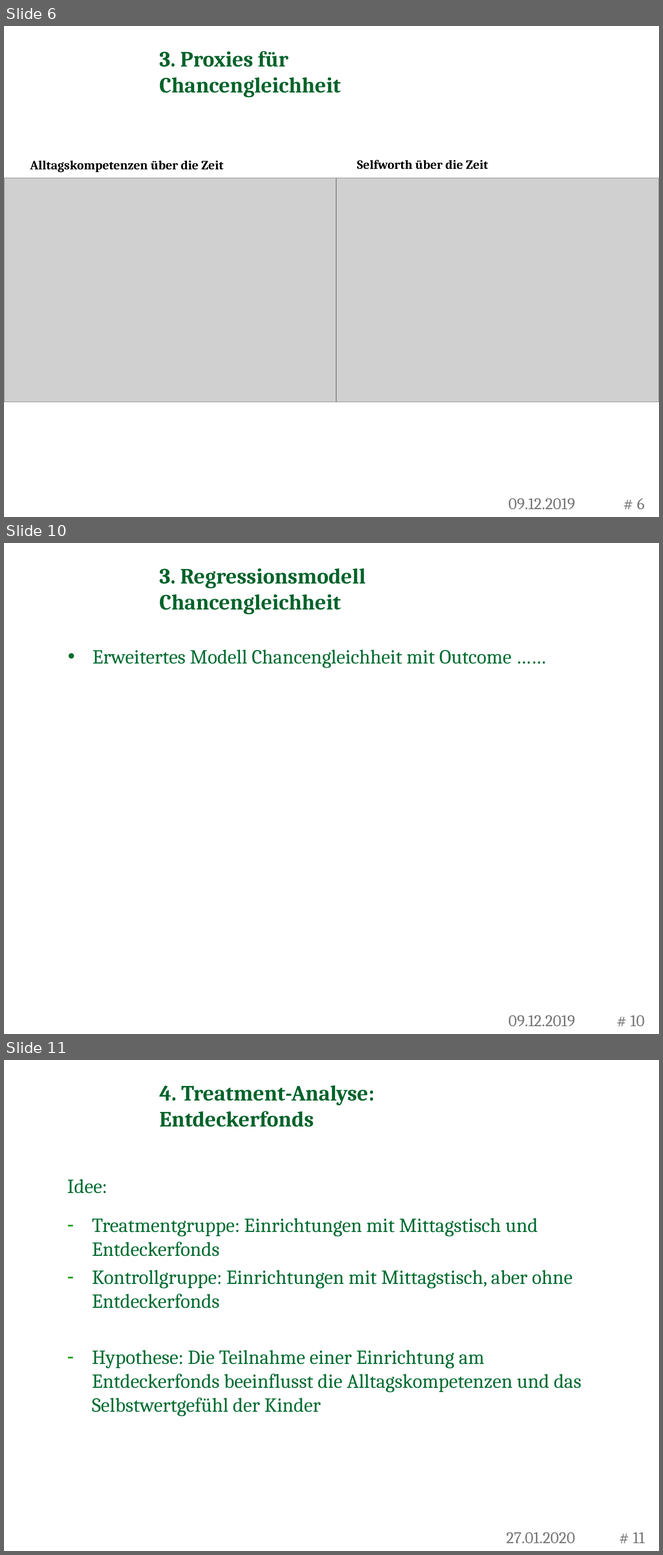
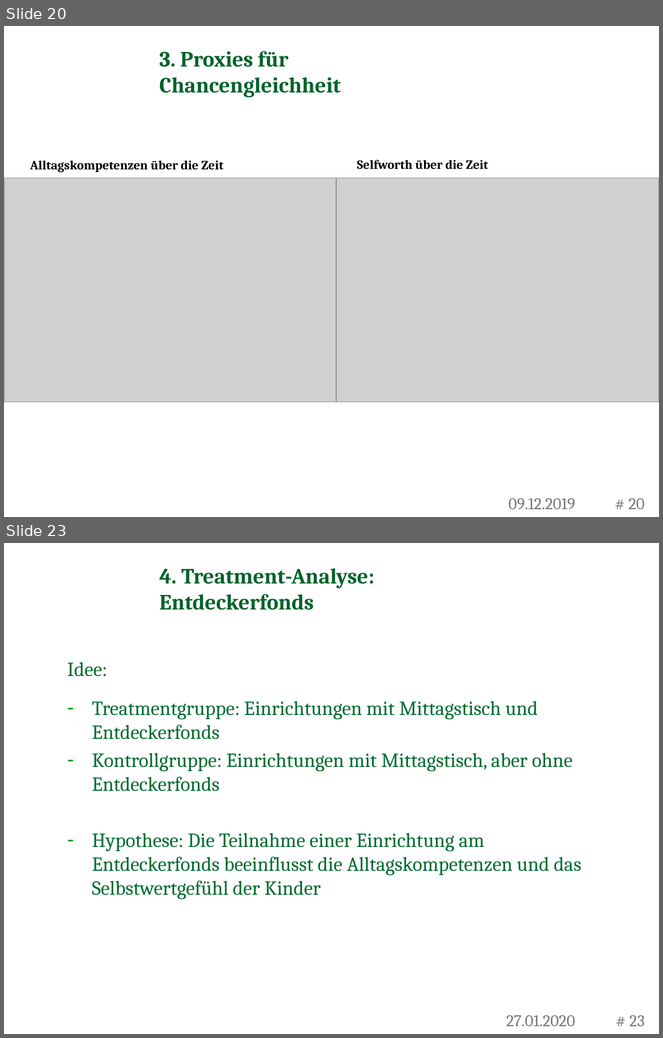
Before and after one commit to RafaelSchuetz/Pareto, a slide deck: CHILDREN/Zwischenkolloquien/2. Zwischentreffen Präsentation.pptx. Shown one above the other, each under a label of ours: slides 6, 10 and 11 before the commit, slides 20 and 23 after it; the slides between them are not shown. The pictures are 663x1555 and 663x1038 pixels, drawn with LibreOffice and Linux fonts; fonts in the diff are those of the drawing; grey boxes stand for pictures; background and template pictures are left out. Boxes give left, top, right and bottom in pixels: in the first picture for what was removed or moved away, otherwise in the second. Text is boxed around its words. In the diff, an @@ line names an element or a change of style, - is before the commit and + after.

```diff
--- a/CHILDREN/Zwischenkolloquien/2. Zwischentreffen Präsentation.pptx
+++ b/CHILDREN/Zwischenkolloquien/2. Zwischentreffen Präsentation.pptx
@@ slide 10 removed at (4, 543, 659, 1034), background picture (left out) @@
@@ title removed at (159, 568, 366, 615) @@
-3. Regressionsmodell Chancengleichheit
@@ text removed at (92, 650, 512, 668) @@
-• Erweitertes Modell Chancengleichheit mit Outcome ……
@@ text removed at (508, 1016, 575, 1027) @@
-09.12.2019
@@ page number removed at (631, 1016, 645, 1027) @@
-# 10
@@ what was slide 6 is now slide 20 @@
@@ page number at (629, 499, 645, 510): text changed @@
-# 6
+# 20
@@ what was slide 11 is now slide 23 @@
@@ page number at (630, 1016, 645, 1027): text changed @@
-# 11
+# 23
```
Also in this commit, not shown: 6 slides changed, 14 slides added, 1 other slide removed, 11 other files.
